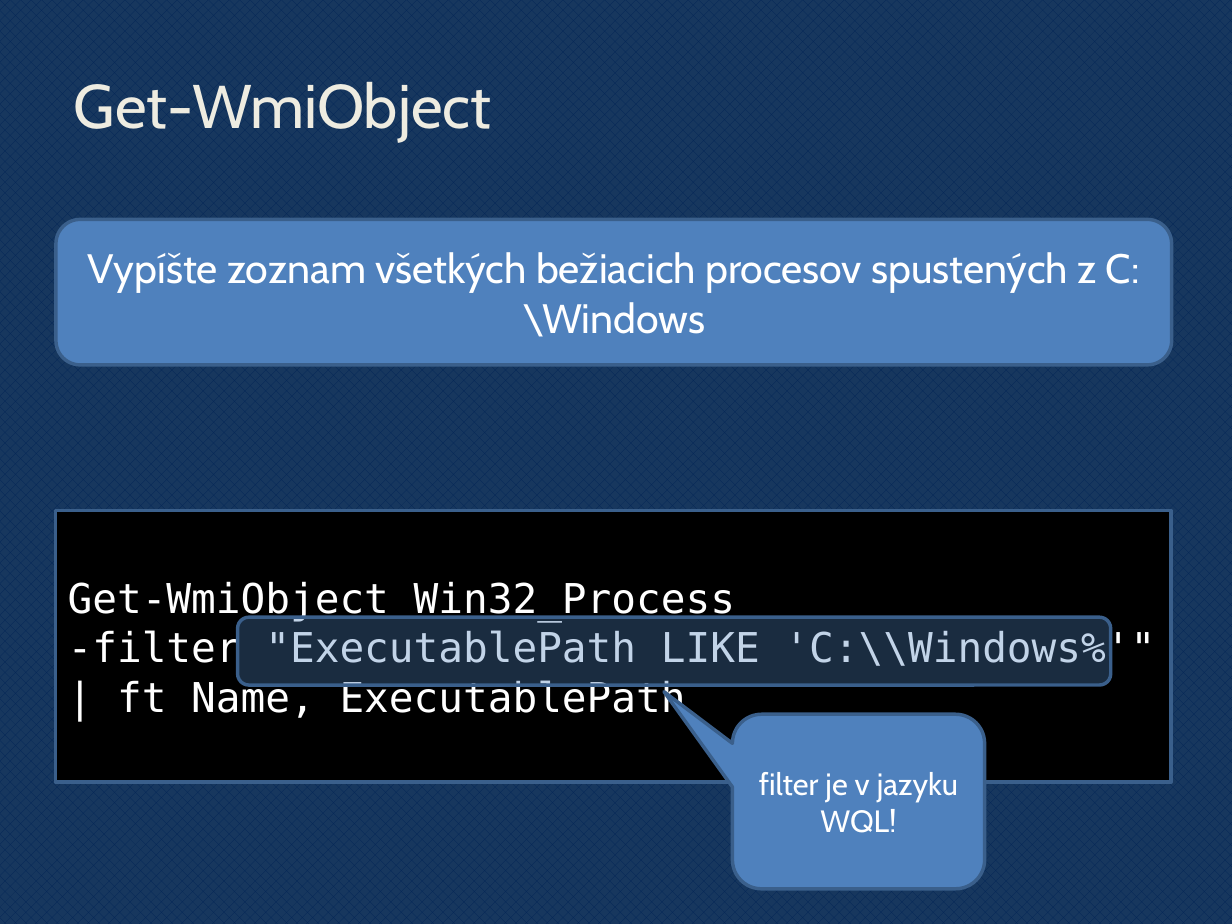
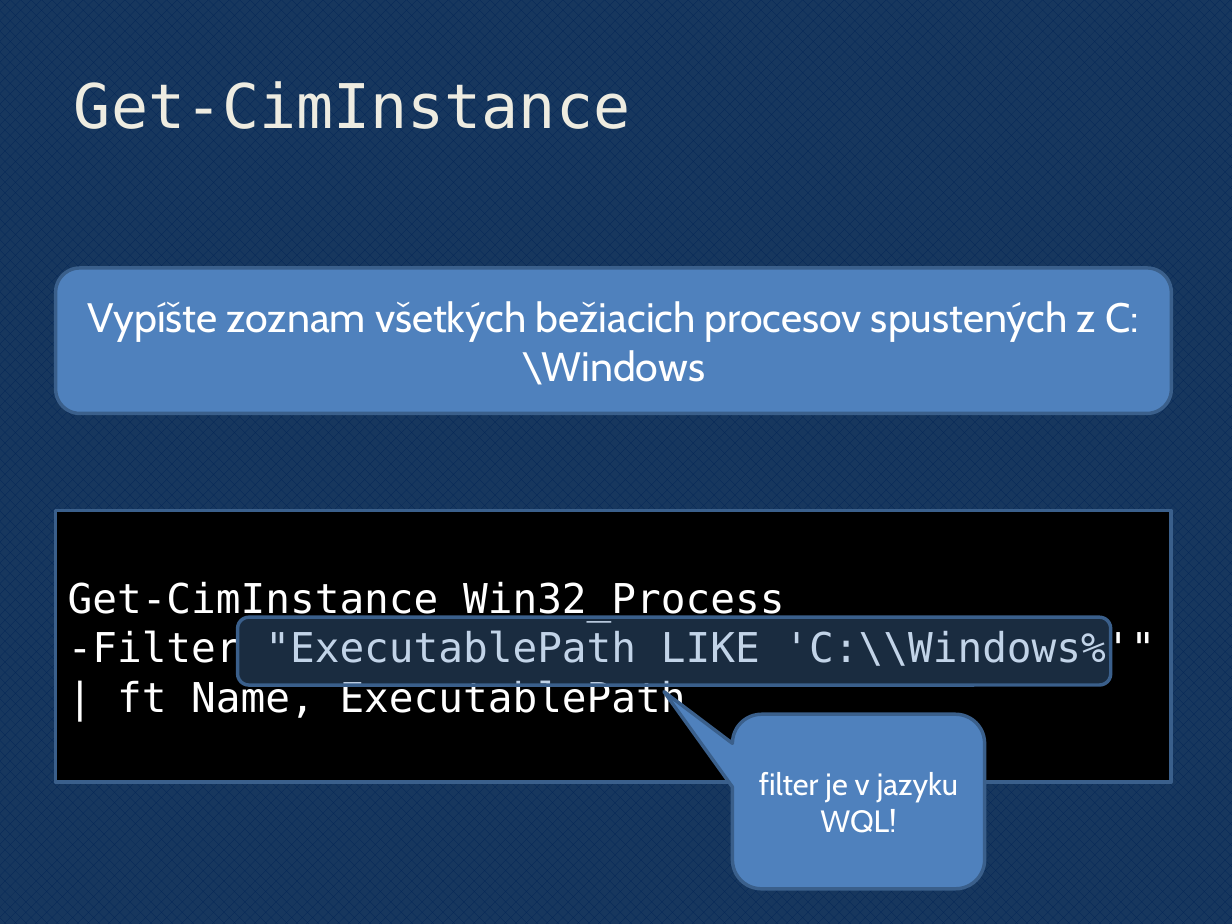
Before and after one commit to novotnyr/powershell-cvicebnica, a slide deck: slide 83 of slides/powershell.pptx. Drawn at 1232x924 pixels with LibreOffice and Linux fonts; fonts in the diff are those of the drawing; background and template pictures are left out. Boxes give left, top, right and bottom in pixels: in the first picture for what was removed or moved away, otherwise in the second. Text is boxed around its words. In the diff, an @@ line names an element or a change of style, - is before the commit and + after.

```diff
--- a/slides/powershell.pptx
+++ b/slides/powershell.pptx
@@ title at (74,81,630,129): text changed; font Cabin to DejaVu Sans Mono @@
-Get-WmiObject
+Get-CimInstance
@@ rounded rectangle "Vypíšte zoznam všetkých bežiacich procesov ...": place and size @@
-rounded rectangle "Vypíšte zoznam všetkých bežiacich procesov ..." at (55,219,1172,365)
+rounded rectangle "Vypíšte zoznam všetkých bežiacich procesov ..." at (55,269,1172,414)
@@ text in rectangle at (68,581,1155,672): text changed @@
-Get-WmiObject Win32_Process
--filter "ExecutablePath LIKE 'C:\\Windows%'"
+Get-CimInstance Win32_Process
+-Filter "ExecutablePath LIKE 'C:\\Windows%'"
```
Also in this commit, not shown: 19 other slides changed, 2 slides added, 1 slide removed, 1 other file.
